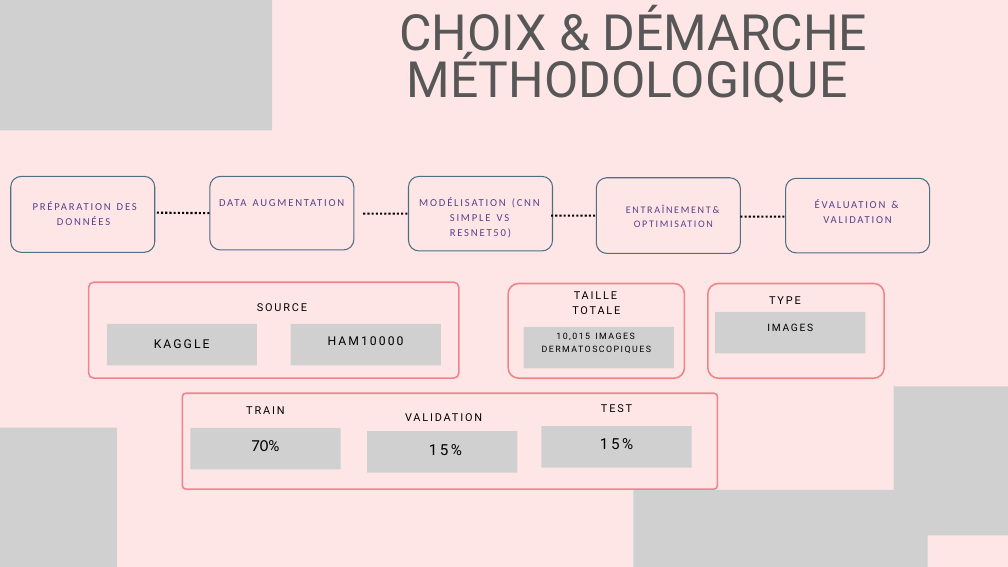
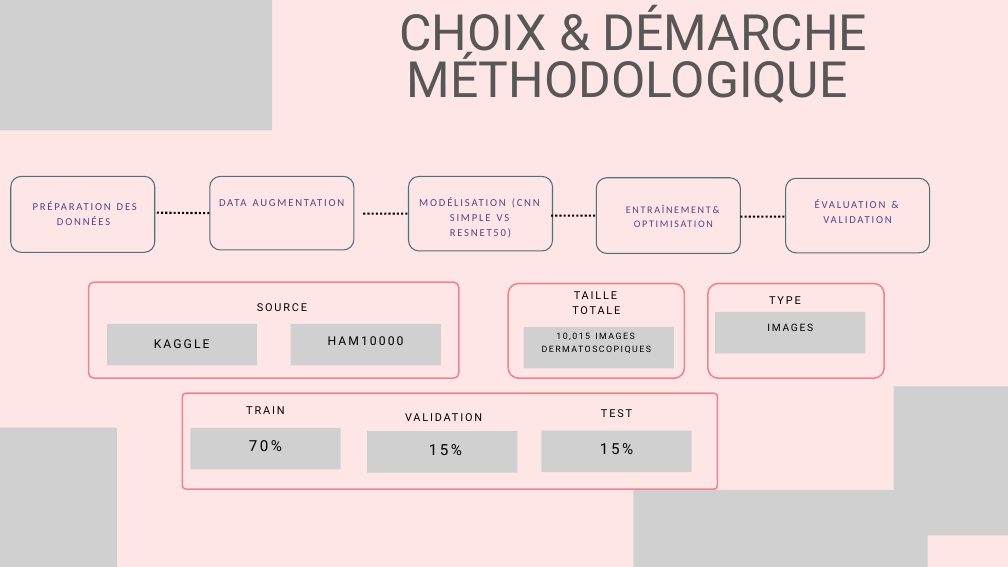
Before and after one commit to Chaima-chatti/projet_DeepLearning, a slide deck: slide 5 of Présentation DL.pptx. Drawn at 1008x567 pixels with LibreOffice and Linux fonts; fonts in the diff are those of the drawing; grey boxes stand for pictures. Boxes give left, top, right and bottom in pixels: in the first picture for what was removed or moved away, otherwise in the second. Text is boxed around its words. In the diff, an @@ line names an element or a change of style, - is before the commit and + after.

```diff
--- a/Présentation DL.pptx
+++ b/Présentation DL.pptx
@@ text "70%" at [249, 440, 282, 451]: size 24 to 21.7 pt, font Calibri to Roboto, letter spacing 0 to 3.6 pt in "70%" @@
@@ 2 texts, 1 picture: place and size @@
-2 texts, 1 picture at [541, 404, 691, 467]
+2 texts, 1 picture at [541, 409, 691, 472]
```
Also in this commit, not shown: 3 other slides changed, 3 slides added, 1 slide removed, 1 other file.
